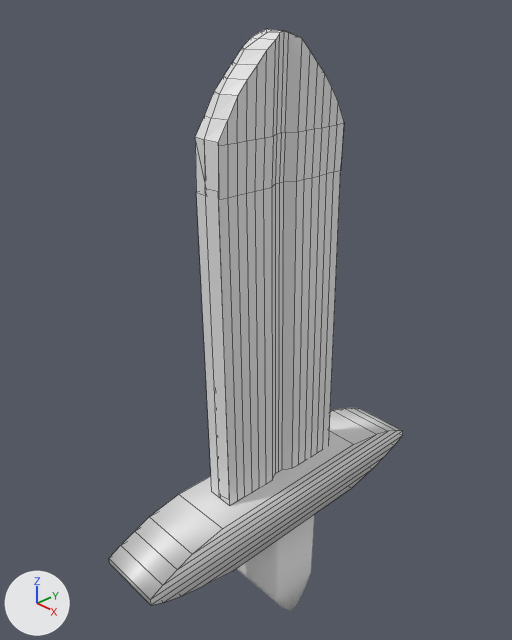
The Blender file Assets/3D-Models/sword.blend: old version first, new version second.
The view is the same before and after, from a 50 mm lens placed at (0.1434, -0.1478, -0.0366), pointed at (-0.0095, -0.004, -0.1429). The lights are fixed; the arrows at lower left show +X, +Y and +Z. Mesh edges are drawn as thin lines on the coarser meshes.
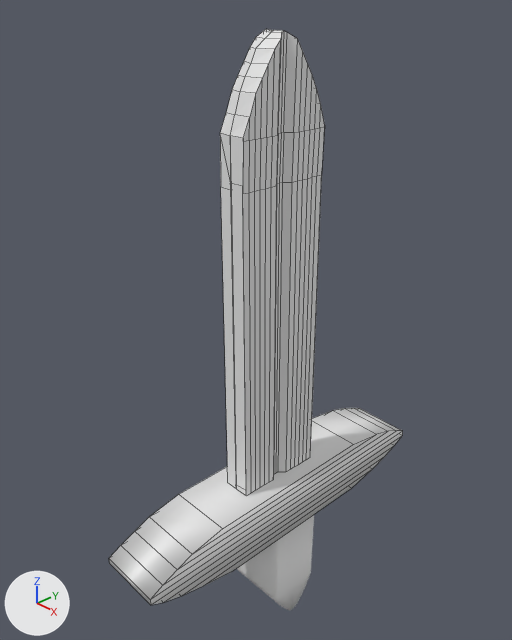
Commit message: Modified bridge 3D model

Boxes (x1, y1, x2, y2) around the edits, measured in the pictures (512 x 640 px):
'Cube.000', rescaled (29% narrower)
    before: (195, 29, 344, 505)
    after: (220, 29, 325, 496)

Diff of the bpy script that builds the scene:
```diff
--- a/Assets/3D-Models/sword.blend.py
+++ b/Assets/3D-Models/sword.blend.py
@@ ob_cube_000 @@
 ob_cube_000.rotation_euler = (-0.0246, 0.0, 0.0)  # degrees (-1.4, 0, 0)
-ob_cube_000.scale = (0.00462, 0.0245, 0.0324)
+ob_cube_000.scale = (0.00462, 0.0159, 0.0324)
```
